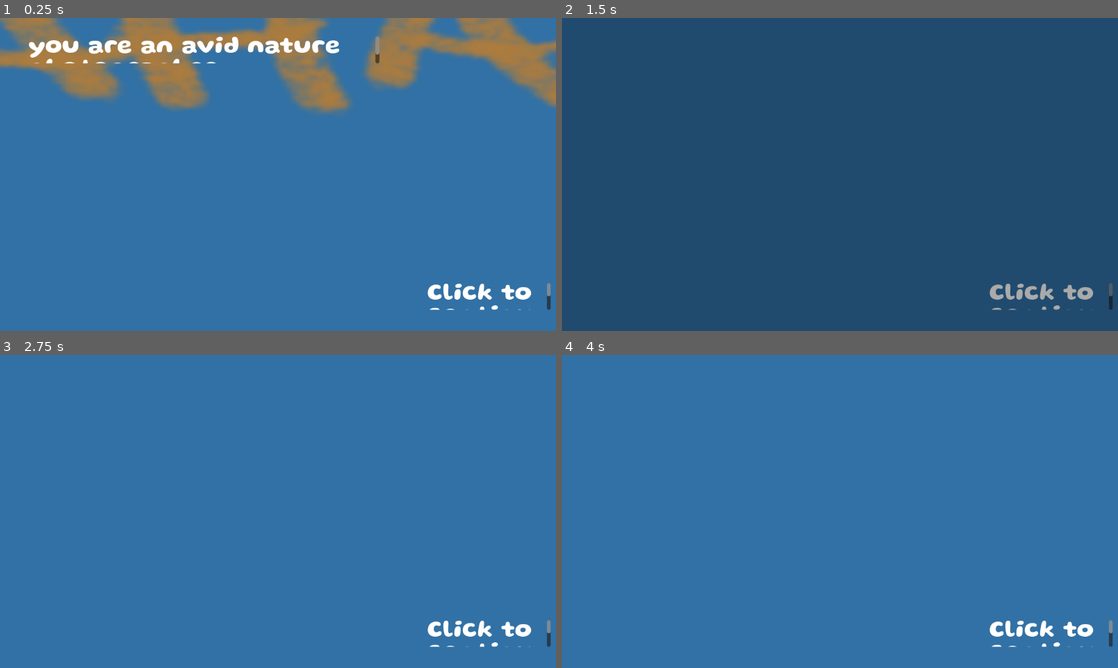
Above: before the commit, frames 1-4 (two rows, left to right).
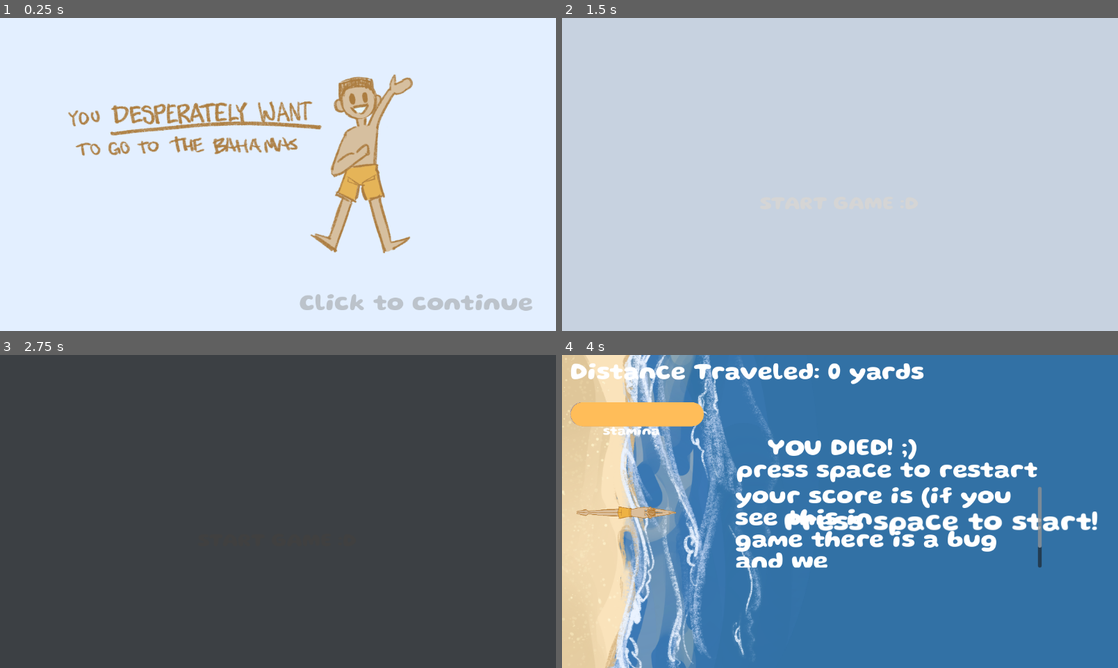
Above: after the commit, the same moments.

Repository: sophieTheProgrammer/microjam-island-61
Game: Godot game, scene res://scenes/cutscene_tutorial.tscn
Two runs of this game, one before a commit and one after it. Both use one fixed random seed, a clock stepped at 60 frames per second and the inputs below. This scene is started directly instead of the project's main scene. Sound files missing from this copy of the repository are replaced by a short silence.
Inputs (mouse positions are in pixels of both pictures, inside the frame that each line leads up to):
- Up to frame 1 (0.25 s): no input
- Up to frame 2 (1.5 s): tap Enter (ui_accept) at 0.5, 0.77, 0.8, 1.07 s; move the mouse to (962, 158) at 0.52 s; click (962, 158) at 0.6 s; click (840, 205) at 1.25 s, where only the run after the commit has a clickable "START GAME :D"
- Up to frame 3 (2.75 s): click (278, 542) at 2 s, where only the run after the commit has a clickable "START GAME :D"
- Up to frame 4 (4 s): tap Enter (ui_accept) at 2.75, 2.85, 3.02, 3.32, 3.5, 3.8 s; move the mouse to (728, 527) at 2.77 s; hold Down (down) 2.78-3.53 s; click (728, 527) at 3.05 s; move the mouse to (895, 442) at 3.52 s; click (895, 442) at 3.6 s

The runs differ from the first frame. In frame 1, 100% of the frame differs, in the area x 0-100%, y 0-100%; in frame 2, 100%; in frame 3, 100%; in frame 4, 33%.

Commit message:
tutorial finished

Diff:
--- a/scenes/cutscene_tutorial.tscn
+++ b/scenes/cutscene_tutorial.tscn
@@ -2,6 +2,7 @@
 
 [ext_resource type="Script" uid="uid://dl6fsltd4e43y" path="res://scripts/tutorial.gd" id="1_a6fc2"]
 [ext_resource type="PackedScene" uid="uid://c16xa3e3pvs63" path="res://scenes/fade.tscn" id="2_a6fc2"]
+[ext_resource type="Texture2D" uid="uid://ch0bg58ky8ala" path="res://art/tutorial/0.png" id="3_4lcpb"]
 
 [node name="CutsceneTutorial" type="Node2D" unique_id=965549165]
 script = ExtResource("1_a6fc2")
@@ -11,25 +12,25 @@
 
 [node name="CanvasLayer" type="CanvasLayer" parent="." unique_id=1232120192]
 
+[node name="ColorRect" type="ColorRect" parent="CanvasLayer" unique_id=835389658]
+offset_right = 1175.0
+offset_bottom = 667.0
+color = Color(0.8880645, 0.93813705, 1, 1)
+
 [node name="TutorialImage" type="Sprite2D" parent="CanvasLayer" unique_id=1665876256]
-position = Vector2(576, 313)
-scale = Vector2(9, 4.890625)
-
-[node name="TutorialLabel" type="RichTextLabel" parent="CanvasLayer" unique_id=1700390402]
-offset_left = 59.0
-offset_top = 38.0
-offset_right = 786.0
-offset_bottom = 94.0
-size_flags_horizontal = 2
-size_flags_vertical = 2
-text = "dashkfkjdhs"
+position = Vector2(507, 291)
+scale = Vector2(0.4846519, 0.4846519)
+texture = ExtResource("3_4lcpb")
 
 [node name="ClickToContinueLabel" type="RichTextLabel" parent="CanvasLayer" unique_id=1833160664]
-offset_left = 885.0
-offset_top = 549.0
-offset_right = 1141.0
-offset_bottom = 604.0
+modulate = Color(1, 1, 1, 0.462)
+self_modulate = Color(0.5589535, 0.5589535, 0.5589535, 1)
+offset_left = 620.0
+offset_top = 571.0
+offset_right = 1130.0
+offset_bottom = 626.0
 text = "Click to continue"
+metadata/_edit_use_anchors_ = true
 
 [node name="StartButton" type="Button" parent="CanvasLayer" unique_id=255640173]
 visible = false
--- a/scripts/tutorial.gd
+++ b/scripts/tutorial.gd
@@ -1,7 +1,6 @@
 
 extends Node2D
 
-@onready var tutorial_label: RichTextLabel = $CanvasLayer/TutorialLabel
 @onready var tutorial_sprite: Sprite2D = $CanvasLayer/TutorialImage
 @onready var start_button: Button = $CanvasLayer/StartButton
 @onready var fade: CanvasLayer = $Fade
@@ -17,10 +16,6 @@
 	{
 		"text":"too bad you are BROKE!!!",
 		"image_path":"res://art/tutorial/1.png"
-	},
-	{
-		"text":"are we broke or is the broke broking us",
-		"image_path":"res://art/tutorial/2.png"
 	},
 	{
 		"text":"are we broke or is the broke broking us",
@@ -51,21 +46,15 @@
 	if not tutorial_data[index]["image_path"]:
 		printerr("Image Texture Doesn't Exist")
 	# print(tutorial_data[index]["image_path"])
-	if is_fading:
-		await fade.fade(1, 0.2).finished
-		tutorial_sprite.texture = load(tutorial_data[index]["image_path"])
-		if current_step == tutorial_data.size() - 1:
-			# shows start button to start game
-			start_button.show()
-			$CanvasLayer/ClickToContinueLabel.hide()
-		tutorial_label.text = tutorial_data[index]["text"]
-		await fade.fade(0, 0.2).finished
-	else:
-		# just load it without tweeners
-		tutorial_label.text = tutorial_data[index]["text"]
-		tutorial_sprite.texture = load(tutorial_data[index]["image_path"])
-
+	await fade.fade(0.7, 0.1).finished
+	tutorial_sprite.texture = load(tutorial_data[index]["image_path"])
+	if current_step == tutorial_data.size() - 1:
+		# shows start button to start game
+		start_button.show()
+		$CanvasLayer/ClickToContinueLabel.hide()
+	#tutorial_label.text = tutorial_data[index]["text"]
+	await fade.fade(0, 0.2).finished
 func _on_start_button_pressed() -> void:
-	await fade.fade(1, 2.0).finished
+	await fade.fade(1, 1.5).finished
 	print("Starting game, from tutorial cutscene")
 	get_tree().change_scene_to_packed(Global.GAME)
Binary file removed: art/beachfront.png
Not shown, removed: art/beachfront.png.import
